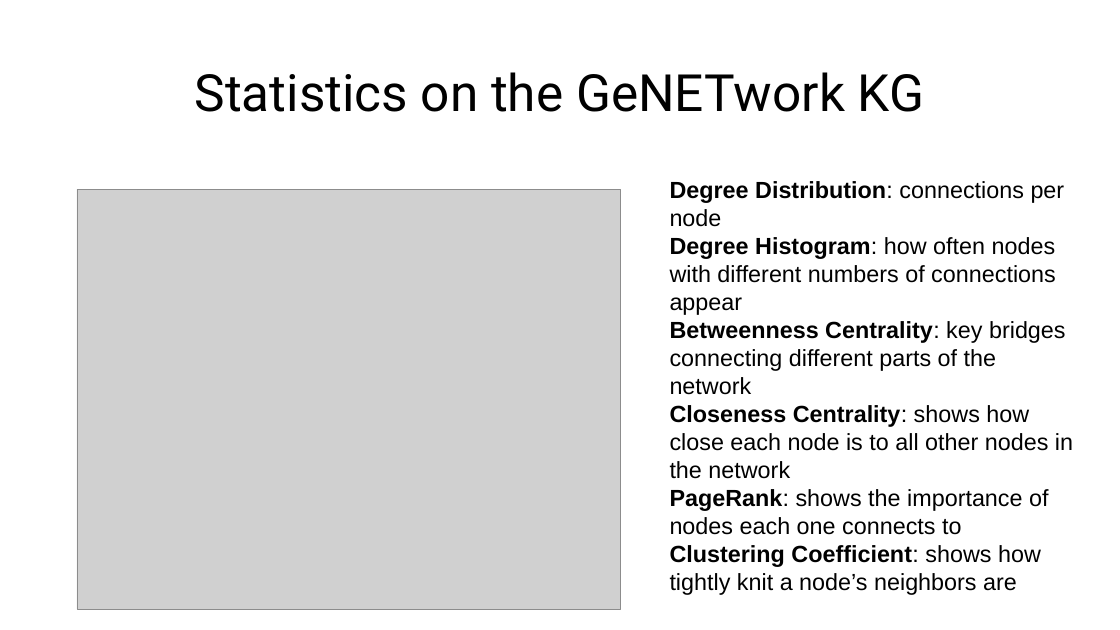
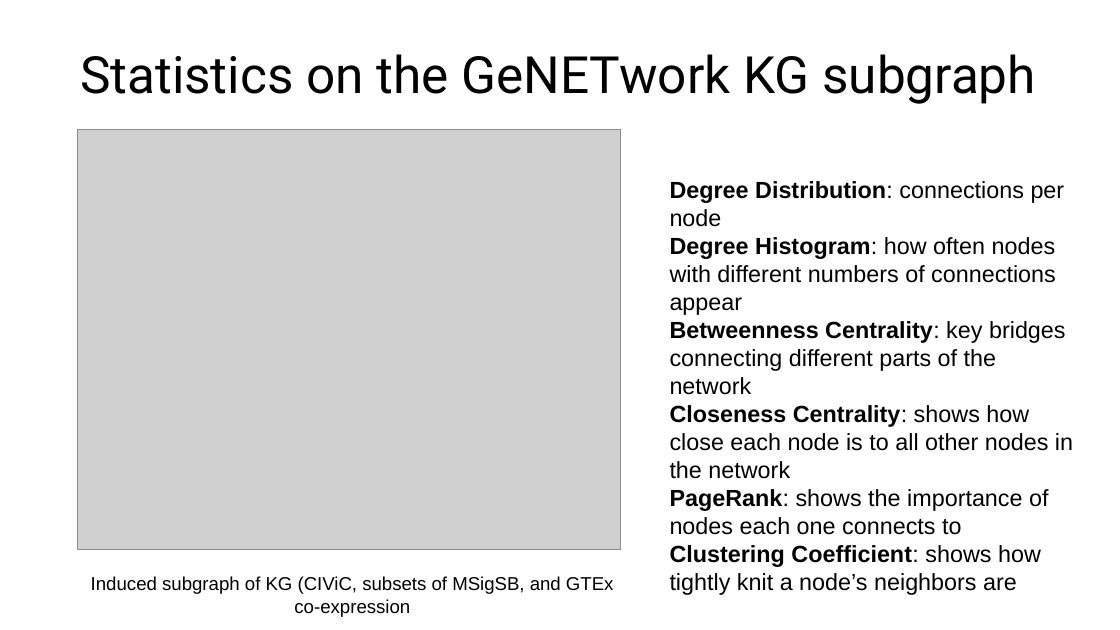
Before and after one commit to collaborativebioinformatics/GeNETwork, a slide deck: slide 9 of Presentation/FinalPresentation_Template.pptx (slide 8 before the commit). Drawn at 1120x630 pixels with LibreOffice and Linux fonts; fonts in the diff are those of the drawing; grey boxes stand for pictures. Boxes give left, top, right and bottom in pixels: in the first picture for what was removed or moved away, otherwise in the second. Text is boxed around its words. In the diff, an @@ line names an element or a change of style, - is before the commit and + after.

```diff
--- a/Presentation/FinalPresentation_Template.pptx
+++ b/Presentation/FinalPresentation_Template.pptx
@@ title at bbox=[80, 54, 1036, 104]: text changed @@
-Statistics on the GeNETwork KG
+Statistics on the GeNETwork KG subgraph
@@ picture: place and size @@
-picture at bbox=[77, 189, 621, 609]
+picture at bbox=[77, 129, 621, 549]
@@ text added at bbox=[91, 576, 614, 617], 16 pt, text #000000 @@
+Induced subgraph of KG (CIViC, subsets of MSigSB, and GTEx co-expression
```
Also in this commit, not shown: 1 other slide changed, 2 slides added, 1 slide removed, 2 other files.
